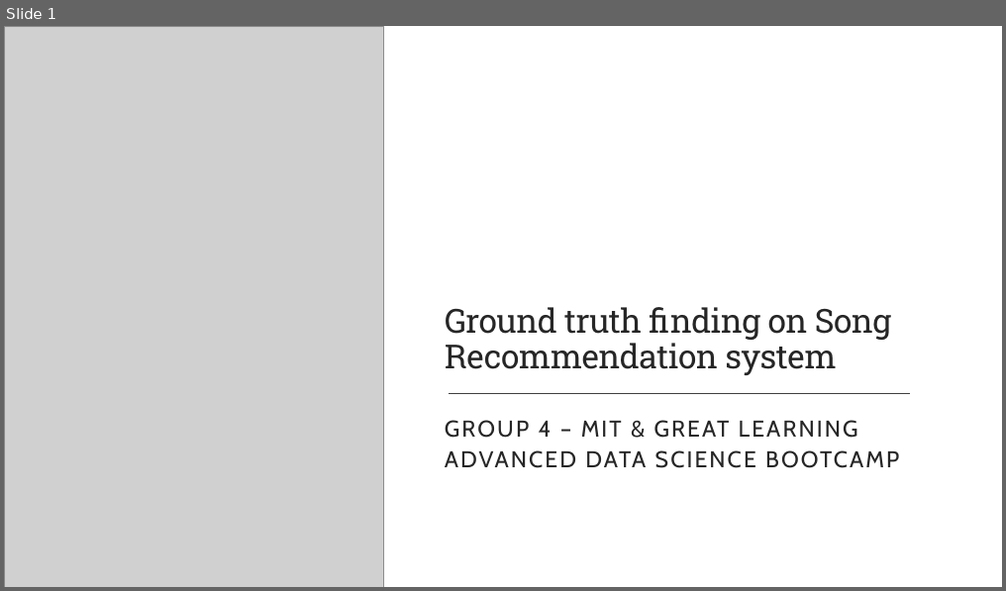
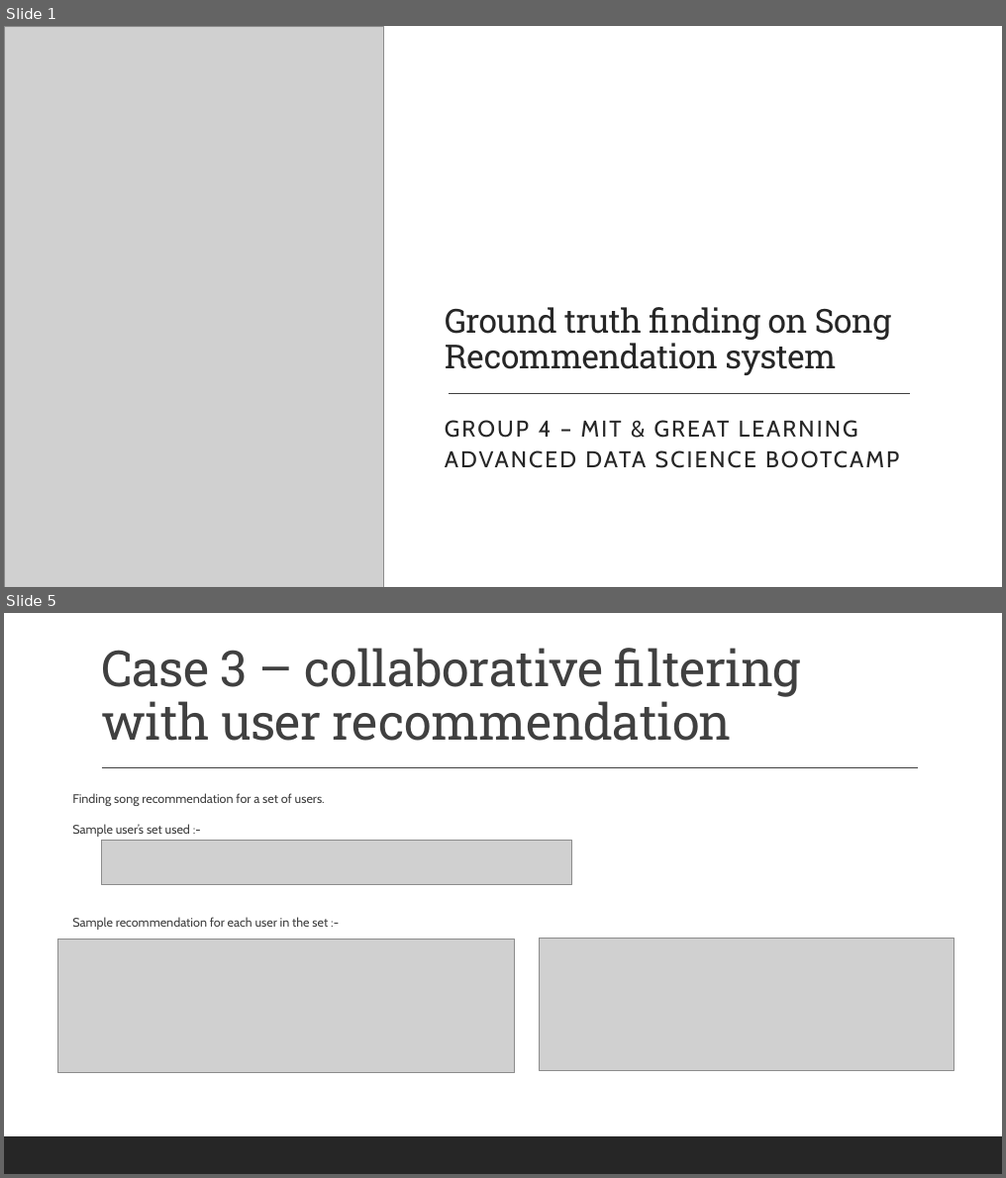
Before and after one commit to vrlnarayana/capstone-gl, a slide deck: Ground truth analysis.pptx. Shown one above the other, each under a label of ours: slide 1 before the commit, slides 1 and 5 after it; the slides between them are not shown. The pictures are 1006x591 and 1006x1178 pixels, drawn with LibreOffice and Linux fonts; fonts in the diff are those of the drawing; grey boxes stand for pictures. Boxes give left, top, right and bottom in pixels: in the first picture for what was removed or moved away, otherwise in the second. Text is boxed around its words. In the diff, an @@ line names an element or a change of style, - is before the commit and + after.

```diff
--- a/Ground truth analysis.pptx
+++ b/Ground truth analysis.pptx
@@ slide 5 added at [4,613,1002,1174], background #FFFFFF; not listed: 1 template element that a slide beside it also shows @@
@@ title added at [101,648,801,741], 48 pt, text #404040 @@
+Case 3 – collaborative filtering with user recommendation
@@ line added from (102, 768) to (918, 768), #404040 1 pt @@
@@ text added at [72,793,328,930], 12 pt, text #404040 @@
+  Finding song recommendation for a set of users.
+  Sample user’s set used :-
+  Sample recommendation for each user in the set :-
@@ picture added at [101,840,571,884] @@
@@ picture added at [540,938,954,1070] @@
@@ picture added at [57,940,515,1073] @@
```
